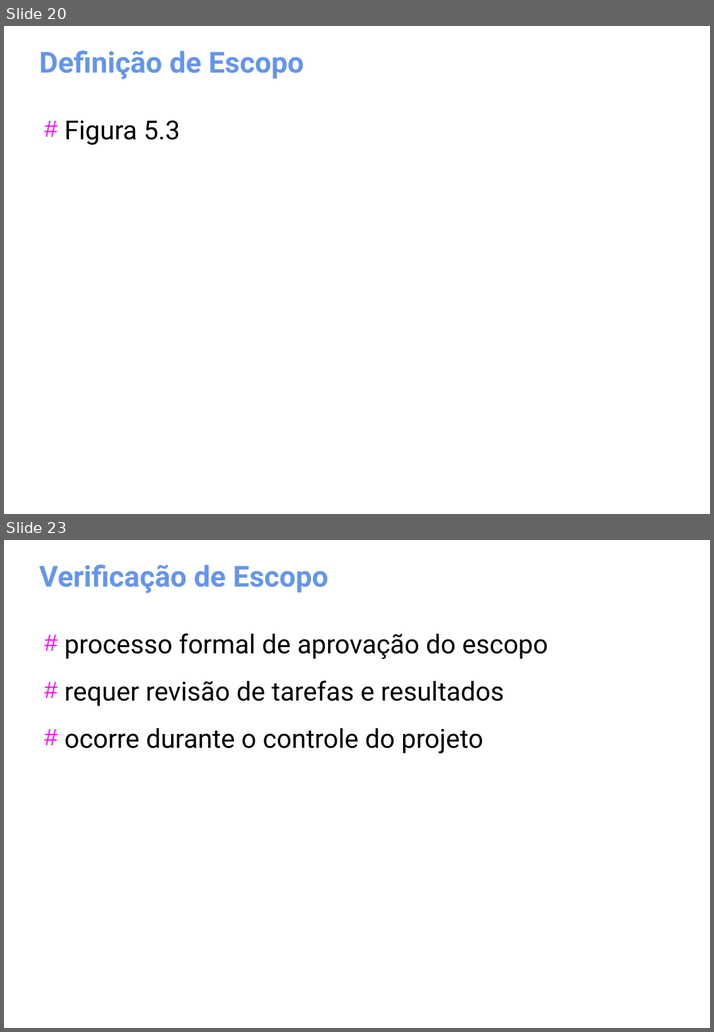
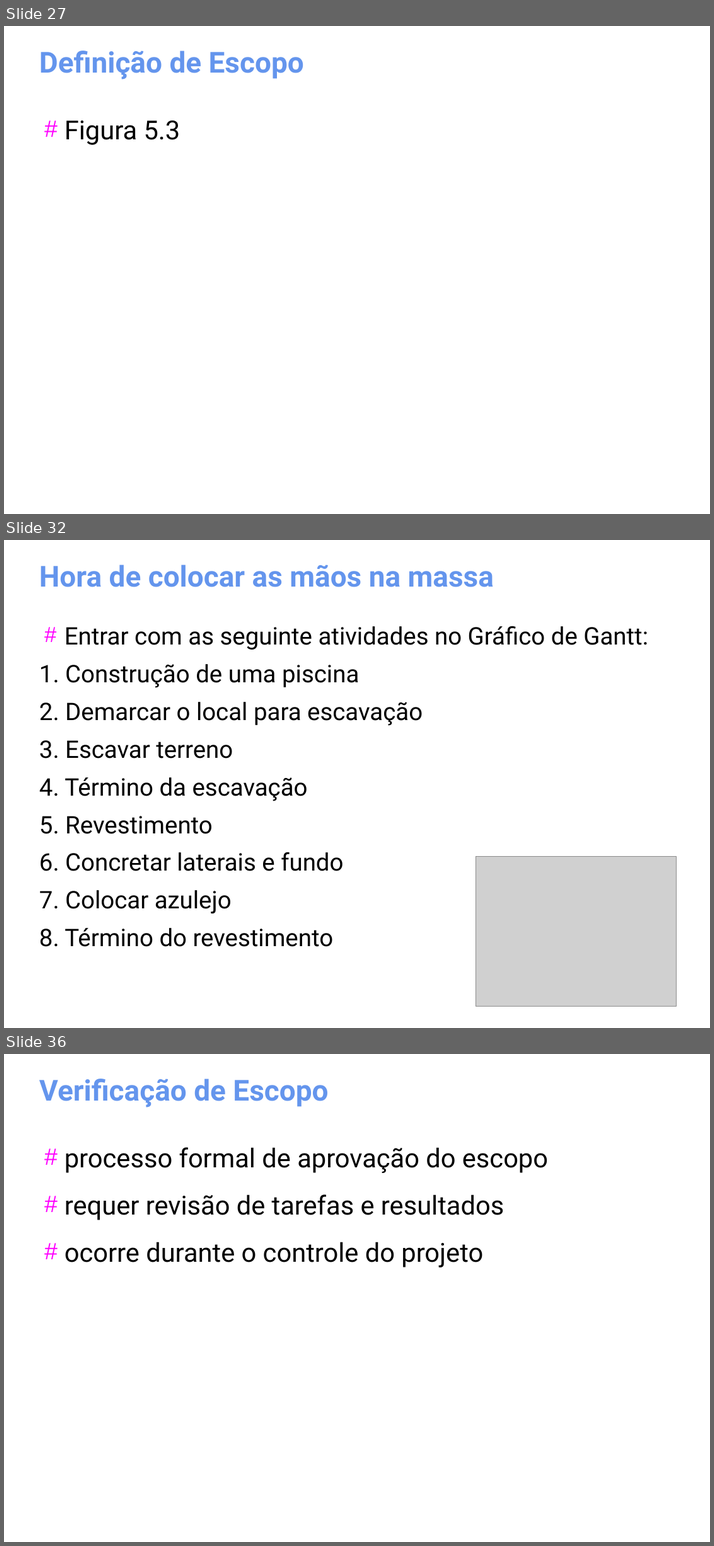
Before and after one commit to gomesluiz/gestao-de-projetos, a slide deck: aulas/project-aula-01.odp. Shown one above the other, each under a label of ours: slides 20 and 23 before the commit, slides 27, 32 and 36 after it; the slides between them are not shown. The pictures are 714x1032 and 714x1546 pixels, drawn with LibreOffice and Linux fonts; fonts in the diff are those of the drawing; grey boxes stand for pictures. Boxes give left, top, right and bottom in pixels: in the first picture for what was removed or moved away, otherwise in the second. Text is boxed around its words. In the diff, an @@ line names an element or a change of style, - is before the commit and + after.

```diff
--- a/aulas/project-aula-01.odp
+++ b/aulas/project-aula-01.odp
@@ slide 32 added at [4, 540, 710, 1028], background #FFFFFF @@
@@ title added at [39, 565, 494, 587], 32 pt, text #6495ED, bold @@
+Hora de colocar as mãos na massa
@@ text added at [39, 626, 648, 947], 26.8 pt, text #000000 @@
+# Entrar com as seguinte atividades no Gráfico de Gantt:
+1. Construção de uma piscina
+2. Demarcar o local para escavação
+3. Escavar terreno
+4. Término da escavação
+5. Revestimento
+6. Concretar laterais e fundo
+7. Colocar azulejo
+8. Término do revestimento
@@ picture added at [475, 856, 675, 1006] @@
@@ what was slide 20 is now slide 27 @@
@@ what was slide 23 is now slide 36 @@
```
Also in this commit, not shown: 10 slides changed, 13 other slides added, 1 slide removed.
